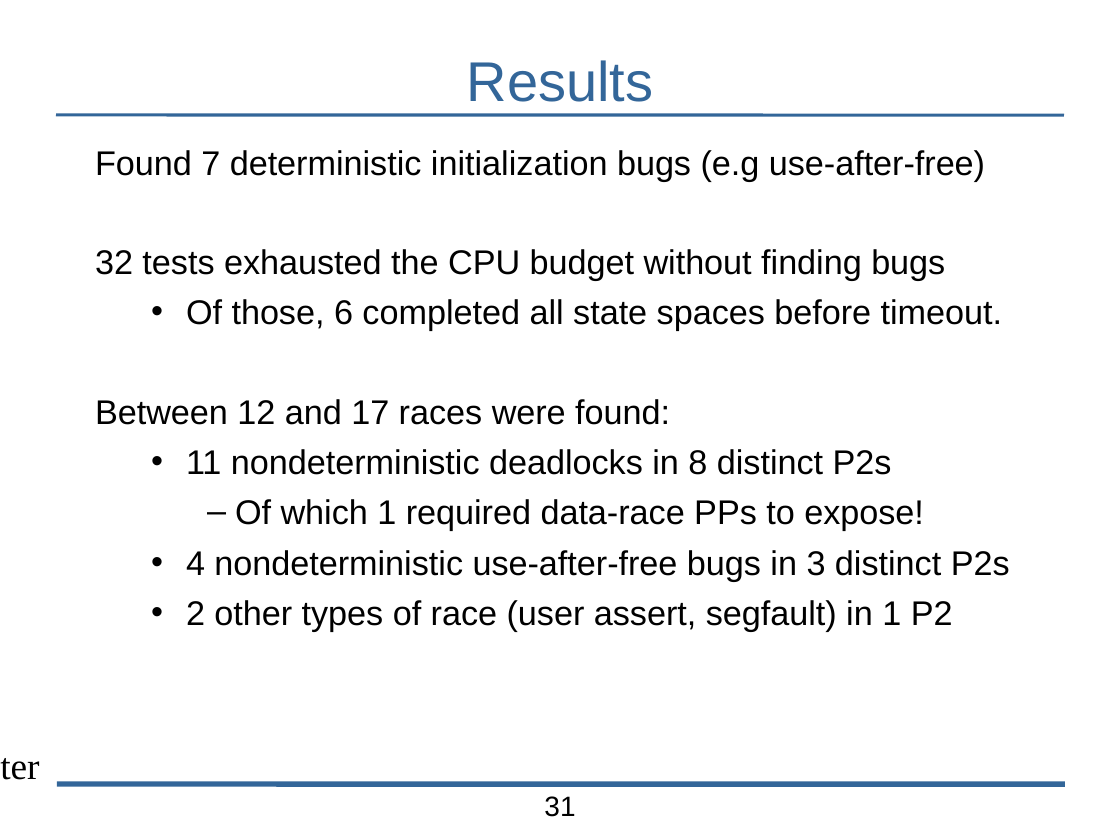
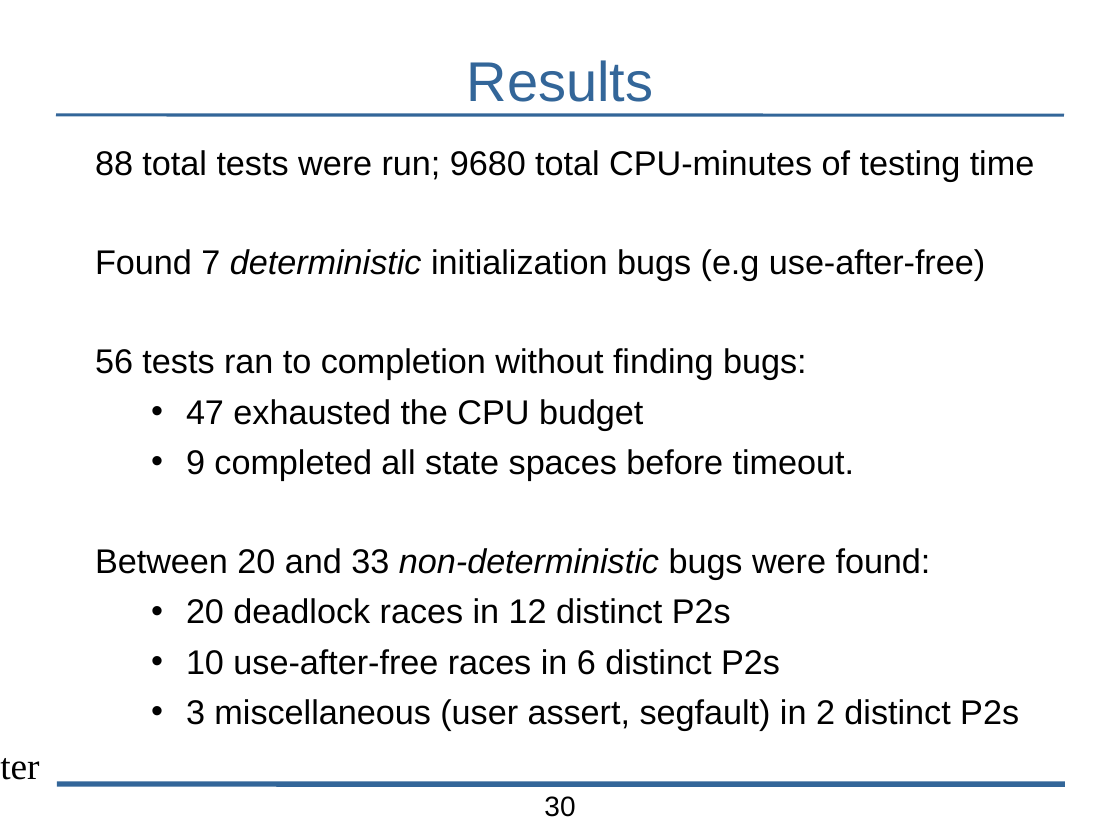
Before and after one commit to bblum/talks, a slide deck: slide 30 of pdl-retreat/2014/pdl-talk.odp (slide 31 before the commit). Drawn at 1120x840 pixels with LibreOffice and Linux fonts; fonts in the diff are those of the drawing; background and template pictures are left out. Boxes give left, top, right and bottom in pixels: in the first picture for what was removed or moved away, otherwise in the second. Text is boxed around its words. In the diff, an @@ line names an element or a change of style, - is before the commit and + after.

Commit message:
add in progress 410 lecture for f14

```diff
--- a/pdl-retreat/2014/pdl-talk.odp
+++ b/pdl-retreat/2014/pdl-talk.odp
@@ text at bbox=[95, 150, 1035, 181]: paragraph added @@
+88 total tests were run; 9680 total CPU-minutes of testing time
@@ text at bbox=[95, 249, 985, 281]: italic on in "deterministic" @@
@@ text at bbox=[95, 348, 1019, 731]: text changed @@
-32 tests exhausted the CPU budget without finding bugs
-  • Of those, 6 completed all state spaces before timeout.
-Between 12 and 17 races were found:
-  • 11 nondeterministic deadlocks in 8 distinct P2s
-    – Of which 1 required data-race PPs to expose!
-  • 4 nondeterministic use-after-free bugs in 3 distinct P2s
-  • 2 other types of race (user assert, segfault) in 1 P2
+56 tests ran to completion without finding bugs:
+  • 47 exhausted the CPU budget
+  • 9 completed all state spaces before timeout.
+Between 20 and 33 non-deterministic bugs were found:
+  • 20 deadlock races in 12 distinct P2s
+  • 10 use-after-free races in 6 distinct P2s
+  • 3 miscellaneous (user assert, segfault) in 2 distinct P2s
@@ page number at bbox=[544, 796, 575, 817]: text changed @@
-31
+30
```
Also in this commit, not shown: 13 other slides changed, 6 slides added, 6 slides removed, 15 other files.
